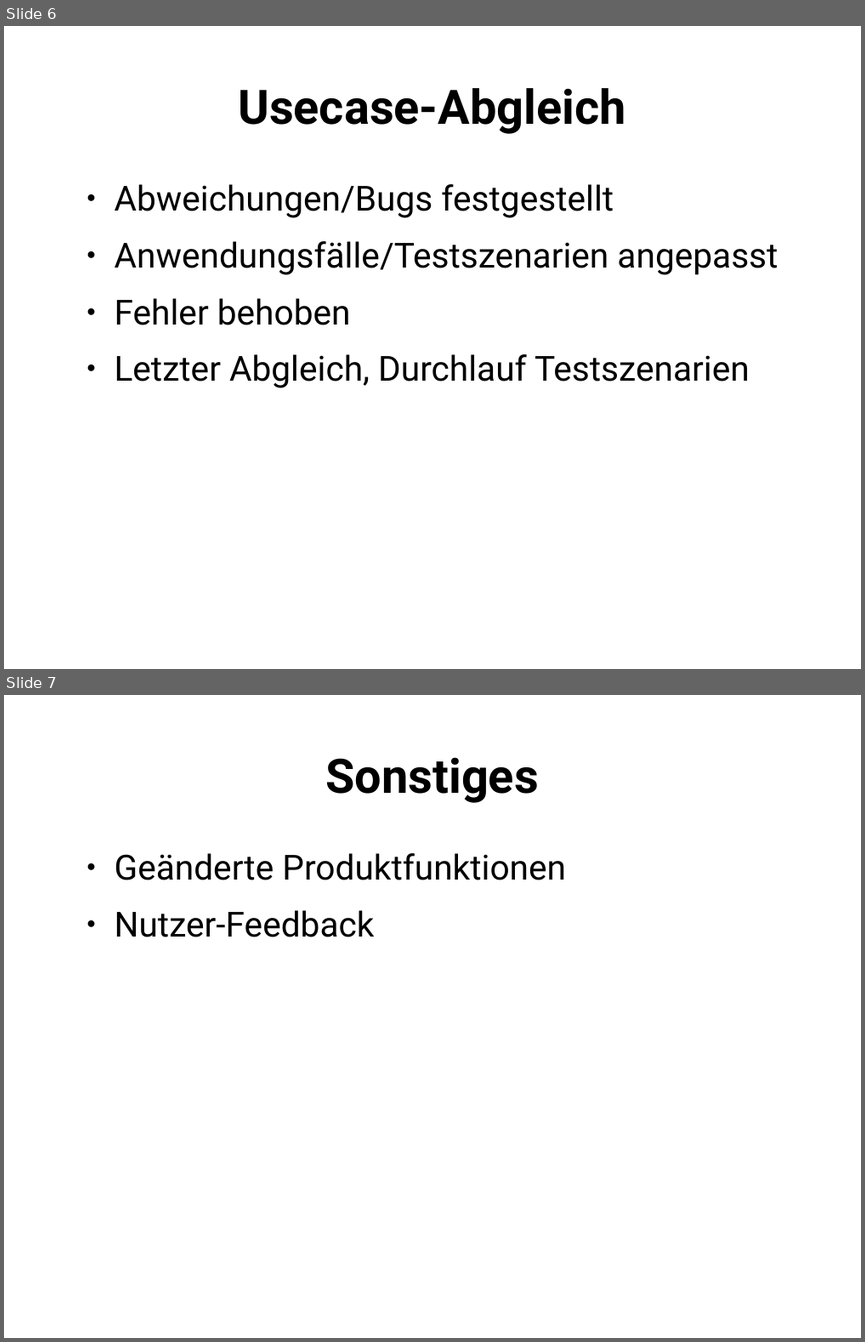
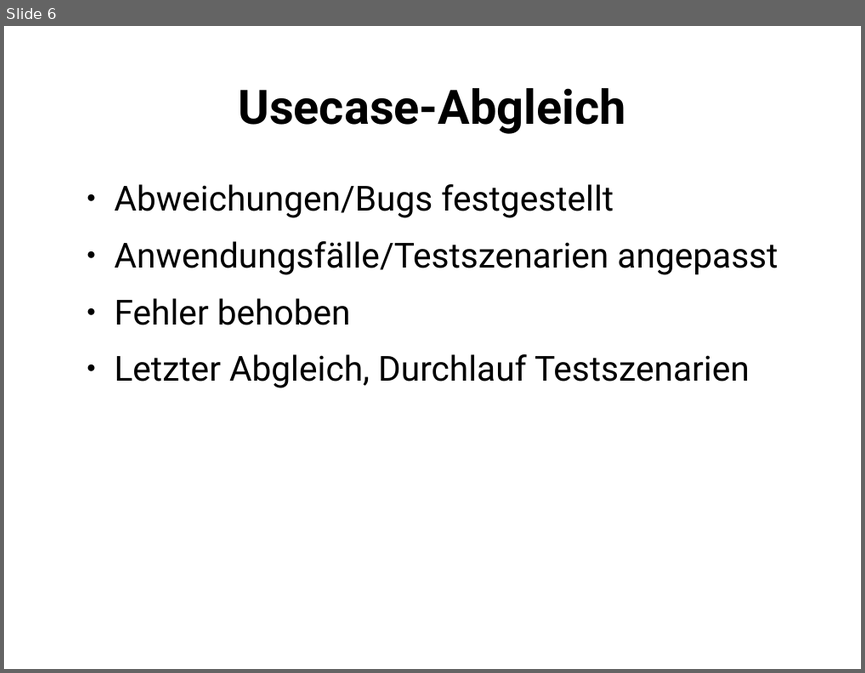
Before and after one commit to PSE-WS1617-IPD-Workflow/PSE_WS1617_IPD_Boehm_Studienplan, a slide deck: Qualitätssicherung/Präsentation/QS-Präsentation.odp. Shown one above the other, each under a label of ours: slides 6 and 7 before the commit, slide 6 after it. The pictures are 865x1342 and 865x673 pixels, drawn with LibreOffice and Linux fonts; fonts in the diff are those of the drawing. Boxes give left, top, right and bottom in pixels: in the first picture for what was removed or moved away, otherwise in the second. Text is boxed around its words. In the diff, an @@ line names an element or a change of style, - is before the commit and + after.

```diff
--- a/Qualitätssicherung/Präsentation/QS-Präsentation.odp
+++ b/Qualitätssicherung/Präsentation/QS-Präsentation.odp
@@ slide 7 removed at (x1=4, y1=695, x2=861, y2=1338), background #FFFFFF @@
@@ title removed at (x1=326, y1=757, x2=539, y2=803) @@
-Sonstiges
@@ text removed at (x1=114, y1=853, x2=566, y2=937) @@
-● Geänderte Produktfunktionen
-● Nutzer-Feedback
```
Also in this commit, not shown: 2 slides changed, 2 slides added, 1 other file.
